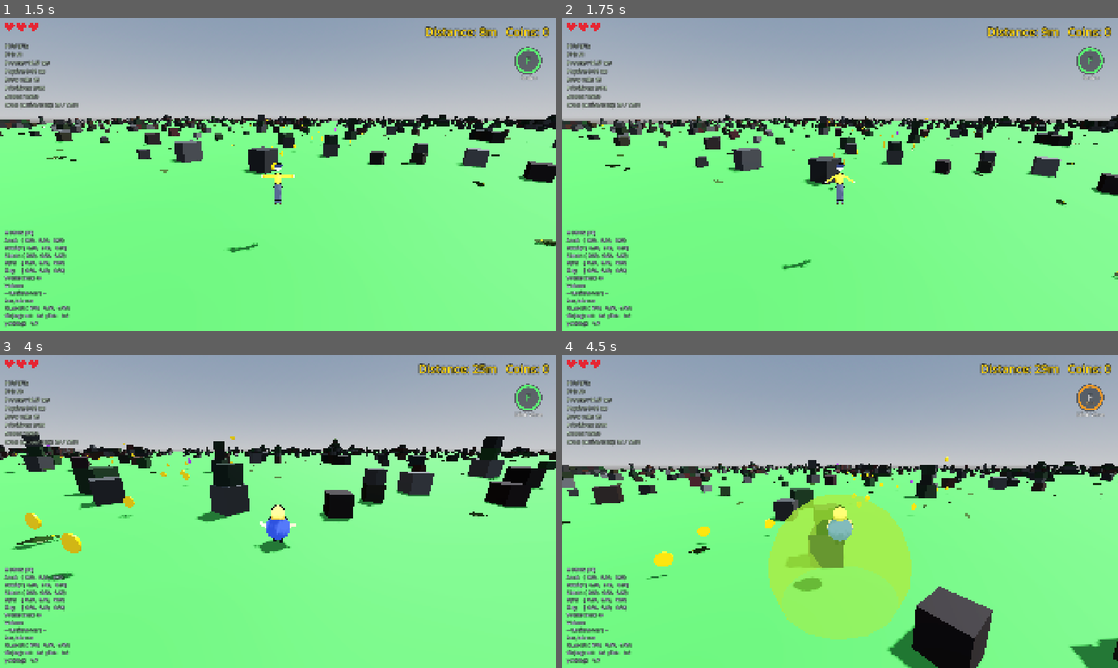
Above: before the commit, frames 1-4 (two rows, left to right).
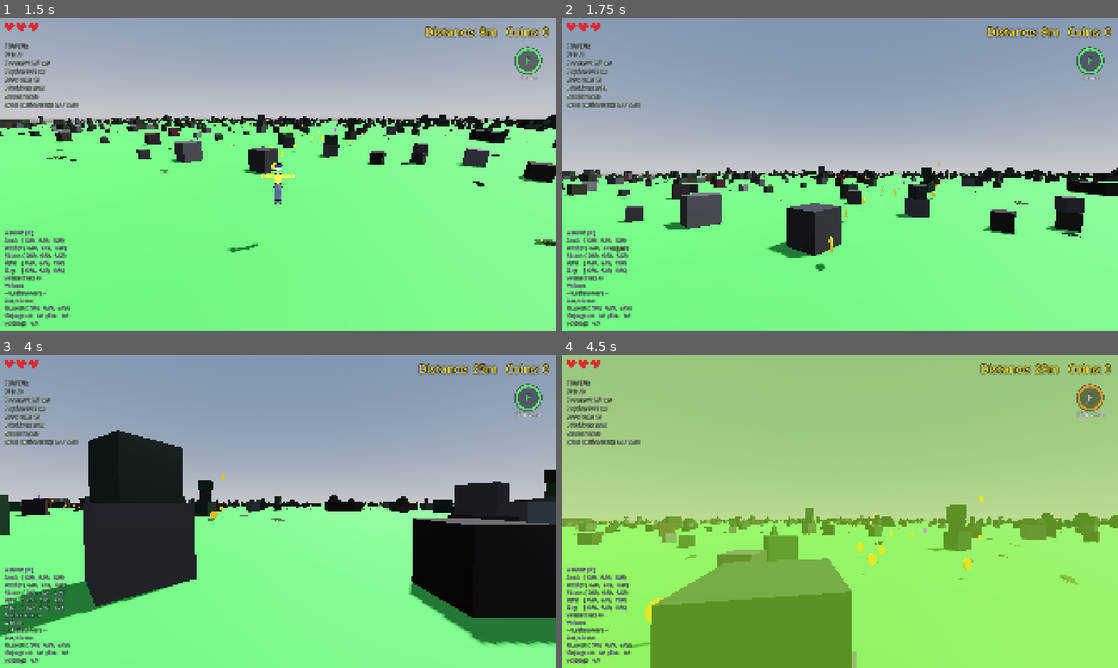
Above: after the commit, the same moments.

Repository: korjavin/godot-test1
Game: Godot game, scene res://scenes/main.tscn
Two runs of this game, one before a commit and one after it. Both use one fixed random seed, a clock stepped at 60 frames per second and the inputs below.
Inputs (mouse positions are in pixels of both pictures, inside the frame that each line leads up to):
- Up to frame 1 (1.5 s): tap Enter (ui_accept) at 0.5 s; move the mouse to (305, 174) at 0.52 s; hold Shift (run) 0.53-1.28 s; hold W (move_forward) from 0.53 s (still down); tap Space (jump) at 0.77, 1.07 s; tap R (switch_character) at 0.8, 1.35 s; move the mouse to (250, 174) at 1.27 s
- Up to frame 2 (1.75 s): keep holding W (move_forward); tap Space (jump) at 1.52 s; tap C (toggle_camera) at 1.55 s
- Up to frame 3 (4 s): keep holding W (move_forward); tap Space (jump) at 1.82, 3.02, 3.32, 3.77 s; move the mouse to (289, 505) at 2.02 s; hold Shift (run) 2.03-2.78 s; tap C (toggle_camera) at 2.1, 3.8 s; move the mouse to (272, 517) at 2.77 s; tap Ctrl (duck) at 2.85 s; tap R (switch_character) at 3.05 s; move the mouse to (316, 514) at 3.52 s; hold Shift (run) from 3.53 s (still down)
- Up to frame 4 (4.5 s): keep holding W (move_forward); tap Space (jump) at 4.07 s; move the mouse to (795, 508) at 4.27 s; release Shift (run) at 4.28 s; tap F (special_ability) at 4.35 s

Frame 1 is identical in both runs. In frame 2, 41% of the frame differs, in the area x 0-100%, y 13-84%; in frame 3, 52%; in frame 4, 94%, in the area x 0-100%, y 0-100%.

Commit message:
feat: first-person camera state + C-key toggle in player controller

Diff:
--- a/scripts/player_controller.gd
+++ b/scripts/player_controller.gd
@@ -80,6 +80,14 @@
 ## Camera pitch limits (prevents camera from flipping over)
 const CAMERA_PITCH_MIN: float = -60.0  # Looking down limit (degrees)
 const CAMERA_PITCH_MAX: float = 60.0   # Looking up limit (degrees)
+
+## First-person view (toggled with C / the "toggle_camera" action).
+## Eye height above the FEET at normal scale — just under the ~1.8 m head top,
+## so the camera sits where the character's eyes would be.
+const FIRST_PERSON_EYE_HEIGHT: float = 1.65
+## Small forward (−Z) nudge for the first-person camera so face/nose geometry
+## can never clip into view even if a model is ever left visible by mistake.
+const FIRST_PERSON_FORWARD_OFFSET: float = 0.2
 
 ## Safe spawn radius - crocodiles within this distance will be removed on respawn
 const SPAWN_SAFE_RADIUS: float = 25.0
@@ -187,6 +195,15 @@
 const SHAKE_DECAY: float = 1.0
 ## Resting local position of the camera, so shake can offset from it and restore.
 var camera_rest_position: Vector3 = Vector3.ZERO
+
+## First-person view mode. This is a player PREFERENCE, not transient state: it
+## deliberately survives respawn, restart, and character switches (nothing in
+## those paths resets it). Toggled with C via _set_first_person().
+var first_person: bool = false
+## The camera's original scene-file transform (position (0,2,8), baked −15°
+## pitch), cached in _ready() so leaving first-person restores the shipped
+## third-person view byte-for-byte instead of rebuilding an approximation.
+var third_person_camera_transform: Transform3D = Transform3D.IDENTITY
 
 ## Character's visual mesh (for ducking animation)
 @onready var mesh_instance: Node3D = $MeshInstance3D
@@ -333,9 +350,12 @@
 	preload_all_characters()
 	set_active_character(current_character_index)
 
-	# Remember the camera's resting spot so the hit-shake can offset from it.
+	# Remember the camera's resting spot so the hit-shake can offset from it,
+	# and cache the full scene transform so the first-person toggle (C) can
+	# restore the exact shipped third-person view when switching back.
 	if camera:
 		camera_rest_position = camera.position
+		third_person_camera_transform = camera.transform
 
 	print("Player Controller initialized!")
 	print("Controls:")
@@ -394,6 +414,61 @@
 		switch_to_next_character()
 
 # ============================================================================
+# FIRST-PERSON VIEW TOGGLE
+# ============================================================================
+
+func _set_first_person(enabled: bool) -> void:
+	"""
+	Switches between third-person and first-person view (the C key).
+	The flag is just a preference; _apply_view_mode() does all the real work.
+	"""
+	first_person = enabled
+	_apply_view_mode()
+
+
+func _apply_view_mode() -> void:
+	"""
+	Moves the EXISTING camera (no second Camera3D!) to match the current view
+	mode. Deliberately idempotent — safe to re-run any time (e.g. after a Teibi
+	resize or a character switch) without tracking what the previous state was.
+	"""
+	if not camera:
+		return
+	if first_person:
+		# Identity basis zeroes the camera's baked −15° third-person pitch, so
+		# the pivot's pitch alone (mouse-look) is the look pitch. Position puts
+		# the camera at the character's eyes. Hide the model so we don't see
+		# our own head from the inside.
+		camera.transform = Transform3D(Basis.IDENTITY, _first_person_eye_position())
+		if character_container:
+			character_container.visible = false
+	else:
+		# Restore the CACHED scene transform — byte-identical to the shipped
+		# third-person view — and show the model again.
+		camera.transform = third_person_camera_transform
+		if character_container:
+			character_container.visible = true
+	# The bite-shake offsets the camera from camera_rest_position and snaps
+	# back to it, so it MUST track the current view's rest spot — otherwise a
+	# shake would teleport the camera into the other view.
+	camera_rest_position = camera.position
+
+
+func _first_person_eye_position() -> Vector3:
+	"""
+	The first-person camera's local position UNDER THE PIVOT. The pivot sits at
+	a fixed local height (1.5), so we subtract it from the desired eye height.
+	Deriving the scale from the collision capsule means Teibi's small/giant
+	forms move the eyes down/up automatically.
+	"""
+	var scale_y: float = collision_shape.scale.y if collision_shape else 1.0
+	return Vector3(
+		0.0,
+		scale_y * FIRST_PERSON_EYE_HEIGHT - camera_pivot.position.y,
+		-FIRST_PERSON_FORWARD_OFFSET * scale_y
+	)
+
+# ============================================================================
 # PHYSICS PROCESSING (CALLED EVERY FRAME)
 # ============================================================================
 
@@ -458,6 +533,13 @@
 	_update_ability_timers(delta)
 	if Input.is_action_just_pressed("special_ability"):
 		try_activate_ability()
+
+	# STEP 0.55: First-person toggle (C). POLLED here rather than handled in
+	# _input() on purpose: the touch UI synthesizes actions via
+	# Input.parse_input_event, which polled is_action_just_pressed() sees
+	# reliably — same reasoning as the switch_character gotcha in CLAUDE.md.
+	if Input.is_action_just_pressed("toggle_camera"):
+		_set_first_person(not first_person)
 
 	# STEP 1: Handle Gravity
 	# If the character is not on the ground, apply gravity. While Windman's Air Rush
Not shown, changed: docs/plans/20260814-first-person-toggle.md
